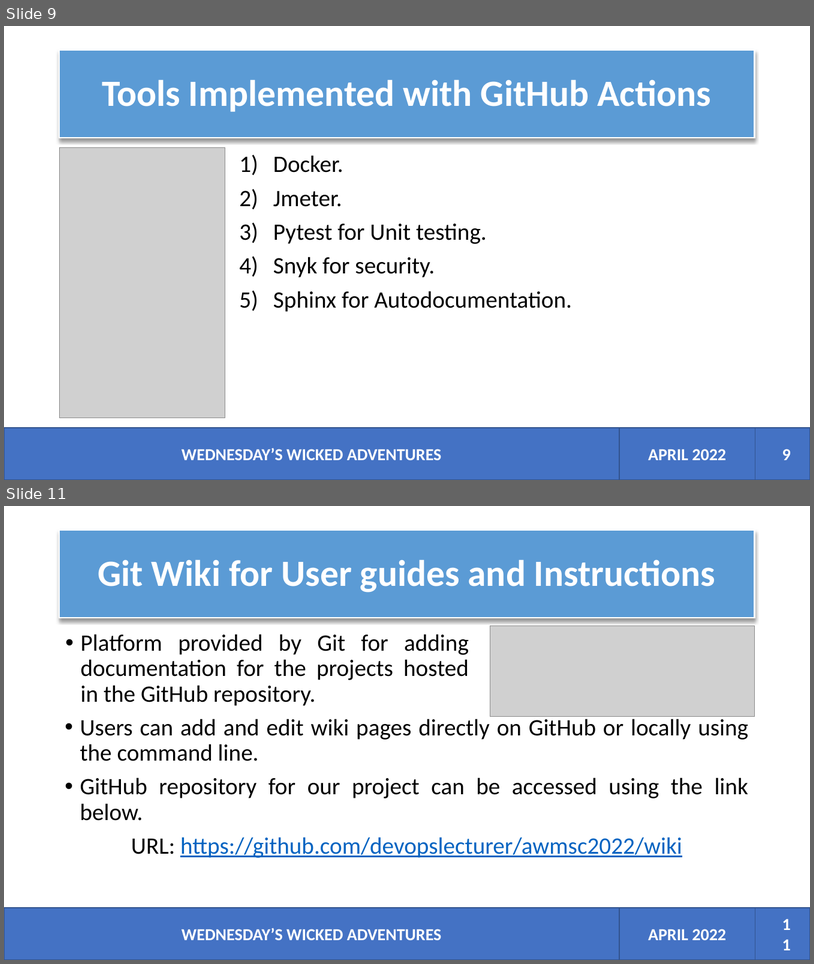
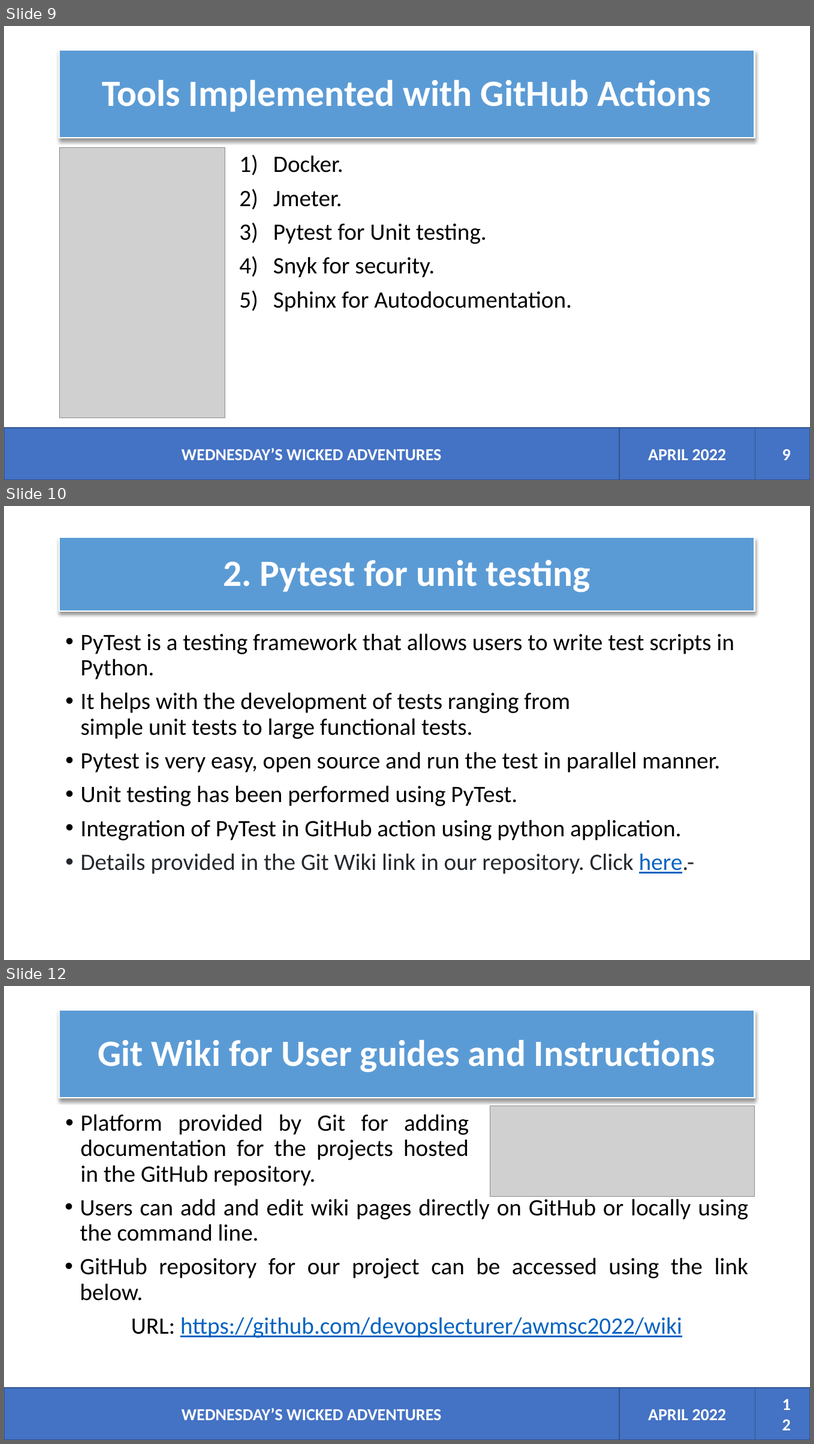
Before and after one commit to devopslecturer/awmsc2022, a slide deck: Wicked Adventures.pptx. Shown one above the other, each under a label of ours: slides 9 and 11 before the commit, slides 9, 10 and 12 after it; the slides between them are not shown. The pictures are 814x964 and 814x1444 pixels, drawn with LibreOffice and Linux fonts; fonts in the diff are those of the drawing; grey boxes stand for pictures. Boxes give left, top, right and bottom in pixels: in the first picture for what was removed or moved away, otherwise in the second. Text is boxed around its words. In the diff, an @@ line names an element or a change of style, - is before the commit and + after.

Commit message:
pytest flow ppt update

```diff
--- a/Wicked Adventures.pptx
+++ b/Wicked Adventures.pptx
@@ slide 10 added at (4,506,810,960), background #FFFFFF @@
@@ rectangle added at (60,537,755,610), fill #5B9BD5, outline #FFFFFF 1.5 pt, 44 pt, text #FFFFFF, bold @@
+2. Pytest for unit testing
@@ title added at (65,535,689,615), 44 pt, text #FFFFFF, bold @@
+ytest for unit testingest for unit testingor unit testing
@@ text added at (81,633,735,874), 28 pt, text #000000 @@
+• PyTest is a testing framework that allows users to write test scripts in Python.
+• It helps with the development of tests ranging from
+  simple unit tests to large functional tests.
+• Pytest is very easy, open source and run the test in parallel manner.
+• Unit testing has been performed using PyTest.
+• Integration of PyTest in GitHub action using python application.
+• Details provided in the Git Wiki link in our repository. Click here.-
@@ what was slide 11 is now slide 12 @@
@@ page number at (769,1402,798,1426): text changed @@
-11
+12
```
Also in this commit, not shown: 1 slide changed.
